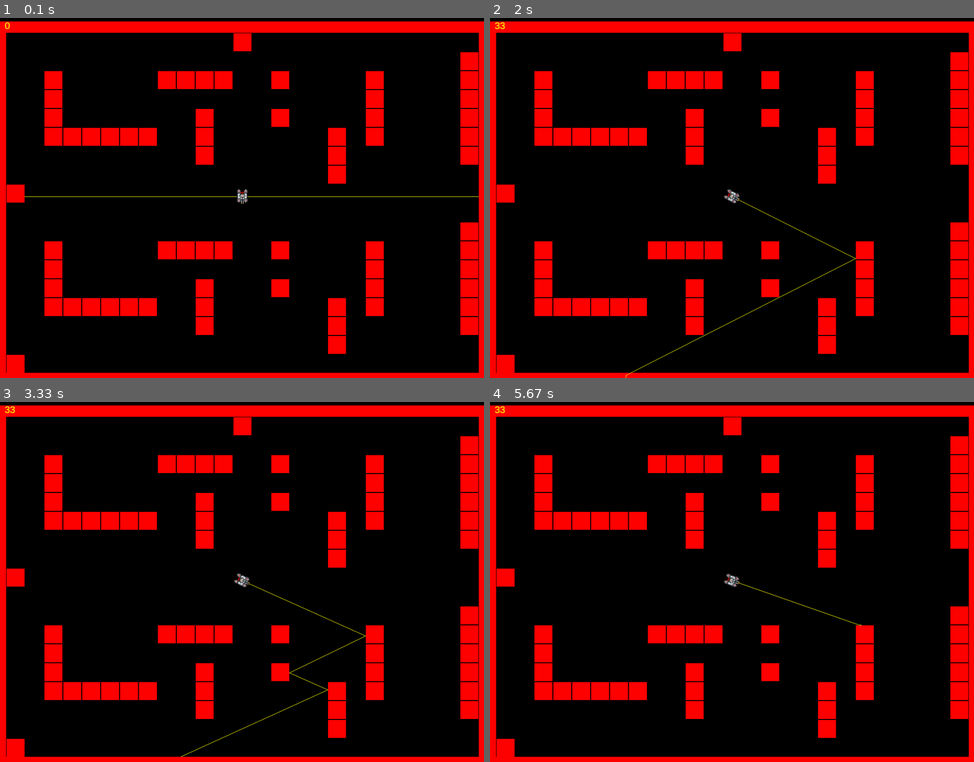
Above: before the commit, frames 1-4 (two rows, left to right).
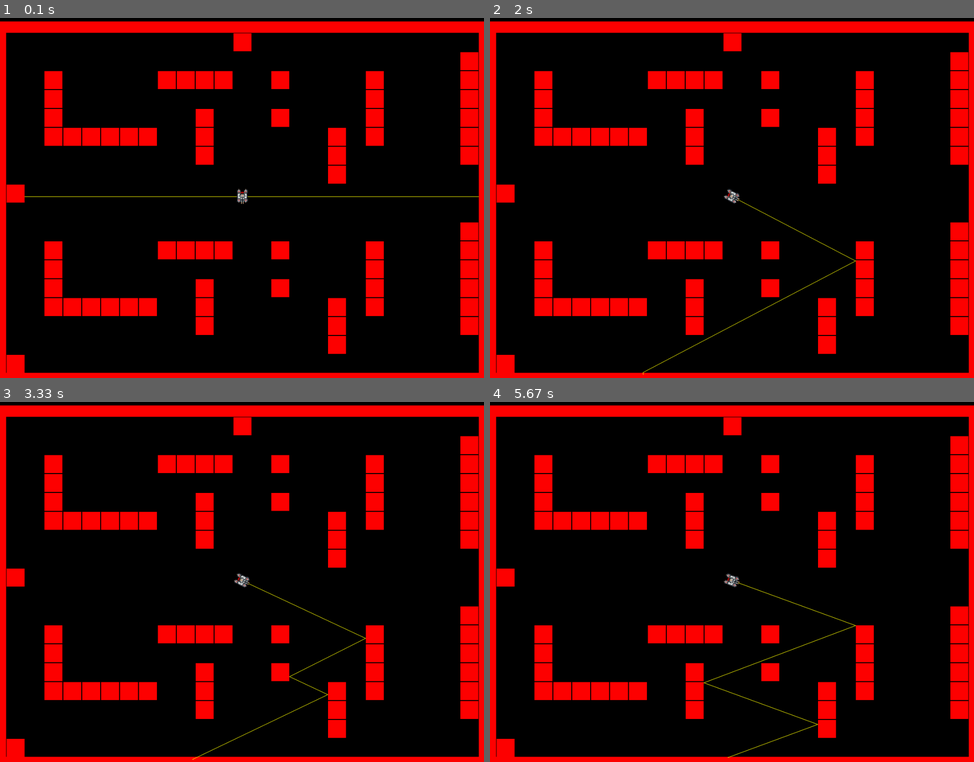
Above: after the commit, the same moments.

Repository: jonalfarlinga/lazars
Game: pygame game, started from lazars_main.py
The game is run twice, just before and just after one commit, with the same random seed, the same clock (stepped at 60 frames per second) and the same inputs.
Inputs:
- Up to frame 1 (0.1 s): no input
- Up to frame 2 (2 s): hold Right 0.33-0.8 s; hold Right 0.83-1.3 s; hold Left 1.33-1.87 s; hold Left from 1.9 s (still down)
- Up to frame 3 (3.33 s): release Left at 2.3 s; hold Right 2.33-2.97 s; hold Left from 3 s (still down)
- Up to frame 4 (5.67 s): release Left at 3.47 s; hold Right 3.5-3.97 s; hold Right 4-4.47 s; hold Left 4.5-5.03 s; hold Left 5.07-5.47 s; hold Right from 5.5 s (still down)

The runs differ from the first frame. In frame 1, less than 0.1% of the frame differs, in the area x 1-3%, y 1-4%; in frame 2, 0.5%; in frame 3, 0.5%, in the area x 1-76%, y 1-100%; in frame 4, 0.4%.

Commit message:
Lazars ver 0.1 - final comments commit

Diff:
--- a/debug_me.py
+++ b/debug_me.py
@@ -2,6 +2,7 @@
 from constants import *  # noqa:F403 flake8 ignore
 
 
+# print and render functions for debugging purposes
 def debug(mouse_pos, screen, blocks):
     font = pygame.font.SysFont("Arial", 20)
     track = font.render(str(mouse_pos), True, (255, 255, 255))
@@ -13,9 +14,9 @@
                 print("COLLISION" + str(block))
         elif block.collidepoint(mouse_pos):
             print("COLLISION" + str(block))
-    # Show FPS
 
 
+# Show FPS
 def fps_counter(clock, screen, font):
     fps = str(int(clock.get_fps()))
     fps_t = font.render(fps, 1, YELLOW)
--- a/entities.py
+++ b/entities.py
@@ -8,47 +8,74 @@
     direction = 0  # player facing in degrees
     bounces = 5
     speed = 5
+
+    # set player image
     img_source = os.path.join("assets", "tank.png")
     image = pygame.image.load(img_source)
     image.set_colorkey(BLACK)
     image = pygame.transform.rotate(image, direction - 180)
+
+    # set player rect
     rect = image.get_rect()
     rect.center = (SCREEN_WIDTH // 2, SCREEN_HEIGHT // 2)
 
+    # blit player image to screen
     def blit_sprite(self, surface):
         surface.blit(
             source=self.image,
+            # offset by half L x W to match rect
             dest=(self.rect.centerx - self.image.get_size()[0] // 2,
                   self.rect.centery - self.image.get_size()[1] // 2)
         )
 
+    # check player input and process movement actions
     def move(self, rects):
+        # get the activated keys
         keys = pygame.key.get_pressed()
-        if keys[pygame.K_LEFT]:
+
+        if keys[pygame.K_LEFT]:         # <- key:
+            # reduce player angle
             self.direction -= 2.5
+            # reset player image angle
+            self.image = pygame.transform.rotate(
+                pygame.image.load(self.img_source),
+                # adjust to match player direction with pygame direction
+                -90 - self.direction,
+            )
+            self.image.set_colorkey(BLACK)
+
+            # keep player angle in 0-360
+            if self.direction < 0:
+                self.direction += 360
+            print(self.direction)  # for debugging
+        elif keys[pygame.K_RIGHT]:       # -> key
+            # increase player angle
+            self.direction += 2.5
+            # reset player image angle
             self.image = pygame.transform.rotate(
                 pygame.image.load(self.img_source),
                 -90 - self.direction,
             )
             self.image.set_colorkey(BLACK)
-            if self.direction < 0:
-                self.direction += 360
-            print(self.direction)
-        elif keys[pygame.K_RIGHT]:
-            self.direction += 2.5
-            self.image = pygame.transform.rotate(
-                pygame.image.load(self.img_source),
-                -90 - self.direction,
-            )
-            self.image.set_colorkey(BLACK)
+
+            # keep player angle in 0-360
             if self.direction > 359:
                 self.direction -= 360
-            print(self.direction)
+            print(self.direction)  # for debugging
+
+        # find collisions
         rect_cols = self.rect.collidelistall(rects)
-        if keys[pygame.K_w]:
+
+        if keys[pygame.K_w]:            # W key
+            # step through speed one px at a time
             for px in range(self.speed):
+                # stop = True if the player encounters a wall
                 stop = False
+
+                # each step, check all collisions
                 for i in rect_cols:
+                    # boolean for collided rect is above the player, player
+                    # center is between left and right
                     above = all(
                         [
                             rects[i].bottom >= self.rect.top,
@@ -58,11 +85,15 @@
                         ]
                     )
                     if above:
+                        # if coliided block is above, stop the player
                         stop = True
-                        self.rect.centery += 1
                         break
-                self.rect.centery -= 1
-        if keys[pygame.K_s]:
+                # if the player is not stopped, decrement centery
+                if not stop:
+                    self.rect.centery -= 1
+
+        if keys[pygame.K_s]:            # S key
+            # repeats pattern from above. See W key comments
             for px in range(self.speed):
                 stop = False
                 for i in rect_cols:
@@ -79,7 +110,8 @@
                         break
                 if not stop:
                     self.rect.centery += 1
-        if keys[pygame.K_a]:
+        if keys[pygame.K_a]:            # A key
+            # repeats pattern from above. See W key comments
             for px in range(self.speed):
                 stop = False
                 for i in rect_cols:
@@ -96,7 +128,8 @@
                         break
                 if not stop:
                     self.rect.centerx -= 1
-        if keys[pygame.K_d]:
+        if keys[pygame.K_d]:            # D key
+            # repeats pattern from above. See W key comments
             for px in range(self.speed):
                 stop = False
                 for i in rect_cols:
@@ -114,14 +147,21 @@
                 if not stop:
                     self.rect.centerx += 1
 
+    # find laser bounces and blit lines
     def laser(self, screen, rects):
+        # calculate bounce pints
         bounce_points = calculate_line(
             self.rect.center,
             self.direction,
             rects,
             self.bounces)
+
+        # origin starts at player position
         origin = self.rect.center
+
+        # for each bounce point
         for point in bounce_points:
+            # draw a line from origin to bounce
             pygame.draw.aaline(
                 screen,
                 LASER,
@@ -129,5 +169,5 @@
                 point,
                 # width=3,
             )
+            # set new origin at previous bounce
             origin = point
-        return bounce_points
--- a/lazars_main.py
+++ b/lazars_main.py
@@ -1,7 +1,7 @@
 import pygame
 import sys
 import os
-import debug_me
+# import debug_me
 import maps
 from constants import *  # noqa:F403 flake8 ignore
 from entities import Player
@@ -13,6 +13,9 @@
 # initialize the pygame module
 pygame.init()
 
+# initialize the game Clock
+FramesPerSecond = pygame.time.Clock()
+
 # load and set the logo
 logo = pygame.image.load(os.path.join("assets", "laser.png"))
 pygame.display.set_icon(logo)
@@ -20,15 +23,22 @@
 font = pygame.font.SysFont("Arial", 20)
 
 
+# run each loop to fill the background and blit walls.
 def print_background(screen, walls):
+    # black BG
     screen.fill(BLACK)
+
+    # builds a list of walls and borders
     rects = []
     for block in borders + walls.sprites():
+        # if the block is a wall, blit it to the screen.
         if hasattr(block, "blit_sprite"):
             rects.append(block.rect)
             block.blit_sprite(screen)
         else:
             rects.append(block)
+
+    # draw the screen borders
     pygame.draw.lines(
         screen,
         RED,
@@ -48,40 +58,52 @@
 '''
 initialize game environment
 '''
-# create a surface on screen and initialize entities
+# create a surface on screen
 screen = pygame.display.set_mode((SCREEN_WIDTH, SCREEN_HEIGHT))
+
+# build walls and borders
 borders = maps.build_borders(screen)
 walls = maps.build_walls(maps.testmap2())
 
+# build the player
 player = Player()
 player.rect.center = (SCREEN_WIDTH // 2, SCREEN_HEIGHT // 2)
 
-FramesPerSecond = pygame.time.Clock()
 
-
-# define a main function
+# define the main function
 def main():
     pygame.display.flip()
 
     # main loop
     while True:
+        # print the level and generate rectangles
         rects = print_background(screen, walls)
 
-        # debug_me.debug(pygame.mouse.get_pos(), screen, rects)
+        # manage player
+
         player.move(rects)
         player.laser(screen, rects)
         player.blit_sprite(screen)
-        # event handling, gets all event from the event queue
+
+        # event handling, gets all events from the event queue
         for event in pygame.event.get():
             # only do something if the event is of type QUIT
             if event.type == pygame.QUIT:
                 # change the value to False, to exit the main loop
                 pygame.quit()
                 sys.exit()
+        # wait to limit processor focus
         pygame.time.wait(30)
+
+        # tick game clock
         FramesPerSecond.tick(FPS)
-        debug_me.fps_counter(FramesPerSecond, screen, font)
-        debug_me.fps_counter(FramesPerSecond, screen, font)
+
+        # debuggers
+        #       debug_me.debug(pygame.mouse.get_pos(), screen, rects)
+        #       debug_me.fps_counter(FramesPerSecond, screen, font)
+        #       debug_me.fps_counter(FramesPerSecond, screen, font)
+
+        # update display
         pygame.display.update()
 
 
--- a/maps.py
+++ b/maps.py
@@ -16,31 +16,54 @@
             self.rect.centerx = center[0]
             self.rect.centery = center[1]
 
+    # blit wall to screen
     def blit_sprite(self, surface):
         surface.blit(
             source=self.image,
+            # adjust image by half of L x W to match rect
             dest=(self.rect.centerx - self.image.get_size()[0] // 2,
                   self.rect.centery - self.image.get_size()[1] // 2)
         )
 
 
+# build walls by positioning according to the map
+# maps are arrays of arrays
 def array_to_walls(array):
     walls = []
+
+    # y begins at 1 + width of the border + padding at the top + half wall size
     y = BORDER_WIDTH + TOP_PAD + WALL_SIZE // 2 + 1
+
+    # for each row,
     for row in array:
+        # x begins at 1 + wodth of the border + half wall size
         x = BORDER_WIDTH + WALL_SIZE // 2 + 1
+        # for each column in the row
         for point in row:
+            # build a wall if the column is truthy, and append it
             if point:
                 walls.append(Wall((x, y)))
+
+            # increment x by wall size
             x += WALL_SIZE
+
+        # increment y by wall size
         y += WALL_SIZE
+
+    # return a list of walls
     return walls
 
 
+# build the borders of the map as a series of wall blocks
 def build_borders(screen):
     borders = []
+
+    # x begins at 0
     x = 0
+
+    # from 0 to screen width
     while x < SCREEN_WIDTH:
+        # append block at x, 0 and at x, SCREEN_HEIGHT
         borders.append(
             pygame.draw.rect(
                 screen,
@@ -56,9 +79,13 @@
                             BORDER_WIDTH, BORDER_WIDTH)
             )
         )
+        # increment x by borderwidth
         x += BORDER_WIDTH
+
+    # from 0 to SCREEN HEIGHT
     y = TOP_PAD
     while y < SCREEN_HEIGHT:
+        # append block at 0, y and at SCREEN WIDTH, y
         borders.append(
             pygame.draw.rect(
                 screen,
@@ -74,10 +101,12 @@
                             BORDER_WIDTH, BORDER_WIDTH)
             )
         )
+        # increment y by BORDER WIDTH
         y += BORDER_WIDTH
     return borders
 
 
+# create sprite.Group() with walls
 def build_walls(map_walls):
     walls = pygame.sprite.Group()
     for wall in map_walls:
@@ -85,6 +114,8 @@
     return walls
 
 
+# define a map
+# walls should be truthy, space should be falsy
 def testmap(X=1):
     '''
     Resolution
@@ -111,9 +142,13 @@
         [0, 0, 0, 0, 0, 0, 0, 0, 0, 0, 0, 0, 0, 0, 0, 0, 0, 0, 0, 0, 0, 0, 0, 0,],
 
     ]
+
+    # convert map to walls and return wall list
     return array_to_walls(map)
 
 
+# define a map
+# walls should be truthy, space should be falsy
 def testmap2(X=1):
     '''
     Resolution
@@ -140,4 +175,6 @@
         [X, 0, 0, 0, 0, 0, 0, 0, 0, 0, 0, 0, 0, 0, 0, 0, 0, 0, 0, 0, 0, 0, 0, 0, 0,],
 
     ]
+
+    # convert map to walls and return wall list
     return array_to_walls(map)
--- a/rads_math.py
+++ b/rads_math.py
@@ -1,3 +1,5 @@
+# radians calculation had fatal errors prompting a rebuild
+
 import math
 from constants import *  # noqa:F403 flake8 ignore
 from pygame.draw import line
--- a/vector_math.py
+++ b/vector_math.py
@@ -1,9 +1,8 @@
 import math
 from constants import *  # noqa:F403 flake8 ignore
-from pygame.draw import line
 
 
-# converts a heading to a unit vector
+# converts a bearing to a unit vector
 def deg_to_vector(deg):
     unit_vector = (
         math.cos((deg * math.pi) / 180),
@@ -44,6 +43,8 @@
 
 
 # takes x/y vector components, the previous key value, and a rect
+# if last is an x coordinate, term_of_x should be true
+# if last is a y coordinate, terms_of_x should be false
 # returns a reflected vector
 def reflect_direction(uvx, uvy, last, rect, terms_of_x):
     if terms_of_x:
@@ -63,48 +64,62 @@
 # finds the line and 4 reflections, and returns a list of point pairs.
 def calculate_line(source, deg, rects, bounces):
     bounce_points = []
+
+    # convert degrees to a unit vector pair
     uvx, uvy = deg_to_vector(deg)
+
+    # while a valid source exists, and len((bounces) less than player.bounces
     while source and len(bounce_points) < bounces:
+        # reset bounce
         bounce = None
-        if uvx > .7071 and (-.7072 <= uvy <= .7072):
-            # start = source
-            # for range(start, SCREEN, 20)
-            #     if collide:
-            #         continue (start = start, end = current range)
-            # else:
-            #     start = current range
-            start = source
+        if uvx > .7071 and (-.7072 <= uvy <= .7072):  # deg < 45 or > 315
+
+            # calculate the vector portion of the linear equation once
+            # to save on processing time
             vector_dif = round(uvy / uvx, 5)
-            for runx in range(start[0] + 1, SCREEN_WIDTH + 20, 20):
+
+            # check of blocks along vector every 20 pixels from player to
+            # SCREEN_WIDTH. This is a critical error in the program, but it
+            # speeds up processing. Correcting this error prompted restarting
+            # the project.
+            for runx in range(source[0] + 1, SCREEN_WIDTH + 20, 20):
+                # find runy using source, runx, and vector_dif
+                runy = proper_round(
+                    source[1] + (runx - source[0]) * vector_dif
+                )
                 for rect in rects:
-                    runy = proper_round(
-                        start[1] + (runx - start[0]) * vector_dif
-                    )
+                    # for each rect, check if it collides with runx, runy
                     if rect.collidepoint((runx, runy)):
-                        for x2 in range(start[0] + 1, runx + 1):
+                        # if collision, check pixel-pixel for first collision
+                        for x2 in range(source[0] + 1, runx + 1):
                             y2 = proper_round(
                                 runy + (x2 - runx) * vector_dif
                             )
                             if rect.collidepoint((x2, y2)):
-                                bounce = ((x2, y2))
+                                # with first collision,
+                                # create bounce using x2, y2
+                                bounce = (x2, y2)
+                                # find the reflected uvx/uvy
                                 uvx, uvy = reflect_direction(uvx, uvy, x2 - 1,
                                                              rect, True)
+                                # after we have a bounce, break
                                 break
+                    # cancel the search if we found a bounce
                     if bounce:
                         break
+                # cancel the search if we found a bounce
                 if bounce:
                     break
-                start = runx, runy
-        elif uvx <= -.7071 and (-.7072 <= uvy <= .7072):
-            start = source
+        elif uvx <= -.7071 and (-.7072 <= uvy <= .7072):  # 135 < deg < 225
+            # repeated pattern. see comments under "if" statement
             vector_dif = round(uvy / uvx, 5)
-            for runx in reversed(range(0, start[0] - 1, 20)):
+            for runx in reversed(range(0, source[0] - 1, 20)):
+                runy = proper_round(
+                    source[1] + (runx - source[0]) * vector_dif
+                )
                 for rect in rects:
-                    runy = proper_round(
-                        start[1] + (runx - start[0]) * vector_dif
-                    )
                     if rect.collidepoint((runx, runy)):
-                        for x2 in reversed(range(runx - 1, start[0])):
+                        for x2 in reversed(range(runx - 1, source[0])):
                             y2 = proper_round(
                                 runy + (runx - runx) * vector_dif
                             )
@@ -117,17 +132,16 @@
                         break
                 if bounce:
                     break
-                start = runx, runy
-        elif uvy > .7071 and (-.7072 <= uvx <= .7072):
-            start = source
+        elif uvy > .7071 and (-.7072 <= uvx <= .7072):  # 225 < deg < 315
+            # repeated pattern. See comment under "if" statement
             vector_dif = round(uvx / uvy, 5)
-            for runy in range(start[1] + 1, SCREEN_HEIGHT + 20, 20):
+            for runy in range(source[1] + 1, SCREEN_HEIGHT + 20, 20):
+                runx = proper_round(
+                    source[0] + (runy - source[1]) * vector_dif
+                )
                 for rect in rects:
-                    runx = proper_round(
-                        start[0] + (runy - start[1]) * vector_dif
-                    )
                     if rect.collidepoint((runx, runy)):
-                        for y2 in range(start[1] + 1, runy + 1):
+                        for y2 in range(source[1] + 1, runy + 1):
                             x2 = proper_round(
                                 runx + (y2 - runy) * vector_dif
                             )
@@ -140,16 +154,16 @@
                         break
                 if bounce:
                     break
-        elif uvy <= -.7071 and (-.7072 <= uvx <= .7072):
-            start = source
+        elif uvy <= -.7071 and (-.7072 <= uvx <= .7072):  # 45 < deg < 135
+            # repeated pattern. See comments under "if" statement
             vector_dif = round(uvx / uvy, 5)
-            for runy in reversed(range(0, start[1] - 1, 20)):
+            for runy in reversed(range(0, source[1] - 1, 20)):
+                runx = proper_round(
+                    source[0] + (runy - source[1]) * vector_dif
+                )
                 for rect in rects:
-                    runx = proper_round(
-                        start[0] + (runy - start[1]) * vector_dif
-                    )
                     if rect.collidepoint((runx, runy)):
-                        for y2 in reversed(range(runy, start[1])):
+                        for y2 in reversed(range(runy, source[1])):
                             x2 = proper_round(
                                 runx + (y2 - runy) * vector_dif
                             )
@@ -162,9 +176,11 @@
                         break
                 if bounce:
                     break
+        # if a bounce was found, add it to bounce_points and change source
         if bounce:
             bounce_points.append(bounce)
             source = bounce
+        # else, source is invalid, breaking the loop.
         else:
             source = None
     return bounce_points
Not shown, added: assets/lazars0_1_gameplay.mp4
Not shown, removed: lazars play.mp4
